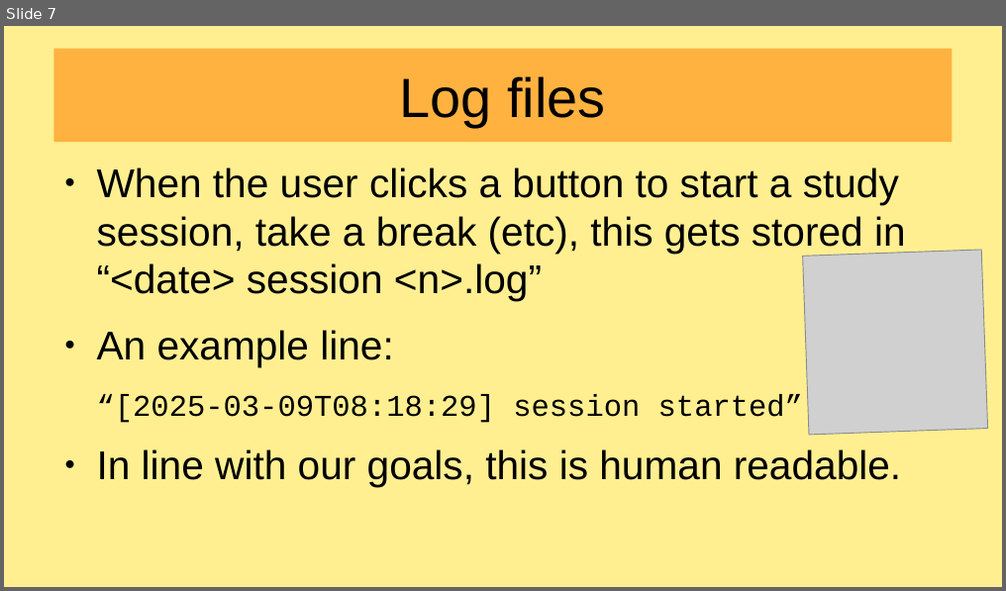
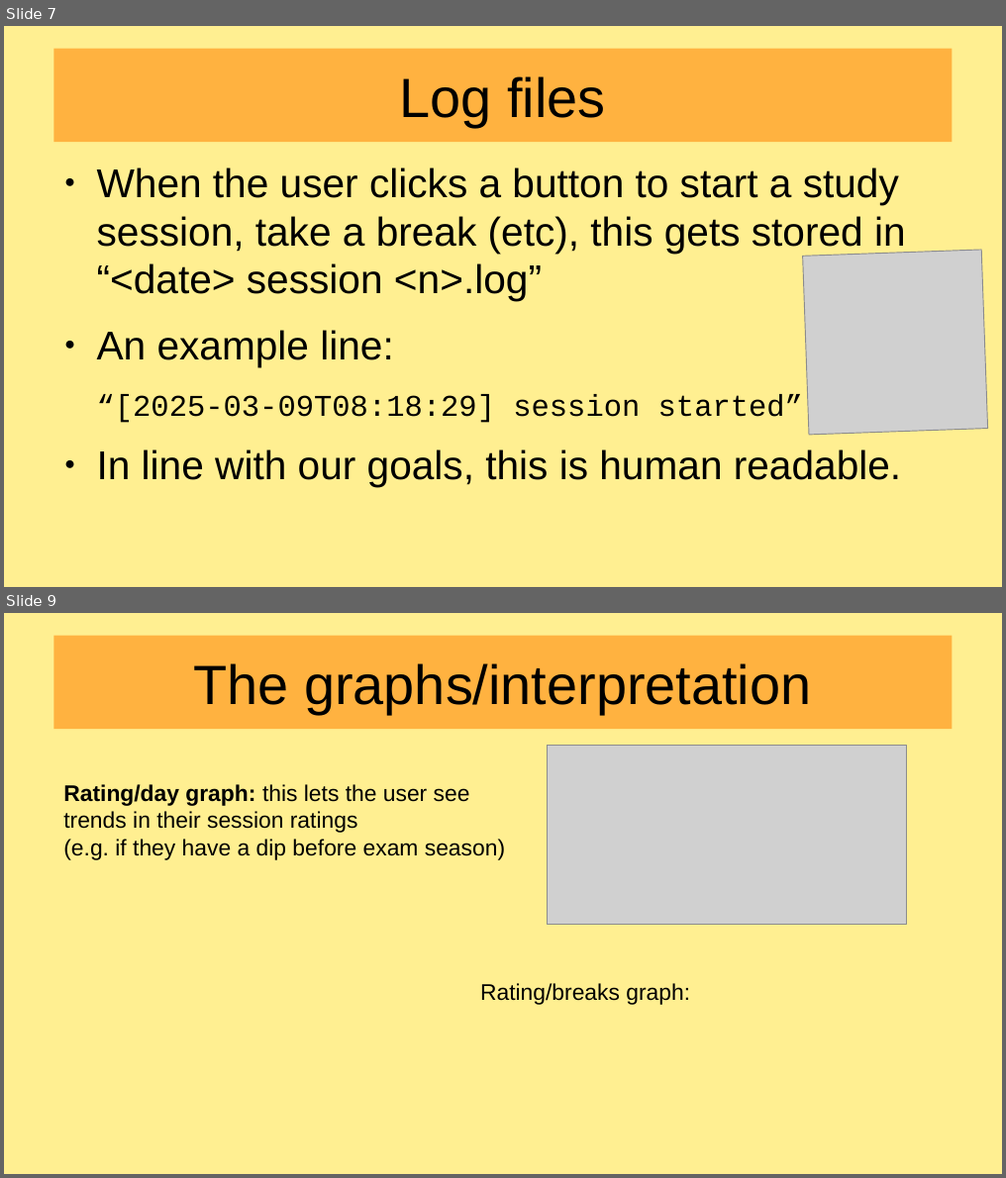
Before and after one commit to awedpotato767/Crazy-cat-people-WiT25, a slide deck: presentation.odp. Shown one above the other, each under a label of ours: slide 7 before the commit, slides 7 and 9 after it; the slides between them are not shown. The pictures are 1006x591 and 1006x1178 pixels, drawn with LibreOffice and Linux fonts; fonts in the diff are those of the drawing; grey boxes stand for pictures. Boxes give left, top, right and bottom in pixels: in the first picture for what was removed or moved away, otherwise in the second. Text is boxed around its words. In the diff, an @@ line names an element or a change of style, - is before the commit and + after.

Commit message:
worked on presentation and improved graph

```diff
--- a/presentation.odp
+++ b/presentation.odp
@@ slide 9 added at [4,613,1002,1174], background #FFEF91 @@
@@ title added at [54,636,952,730], fill #FFB240, 44 pt, text #000000 @@
+The graphs/interpretation
@@ picture added at [548,746,907,926] @@
@@ text added at [63,784,505,861], 18 pt, text #000000 @@
+Rating/day graph: this lets the user see
+trends in their session ratings
+(e.g. if they have a dip before exam season)
@@ text added at [480,983,690,1005], 18 pt, text #000000 @@
+Rating/breaks graph:
```
Also in this commit, not shown: 1 slide changed, 4 other files.
